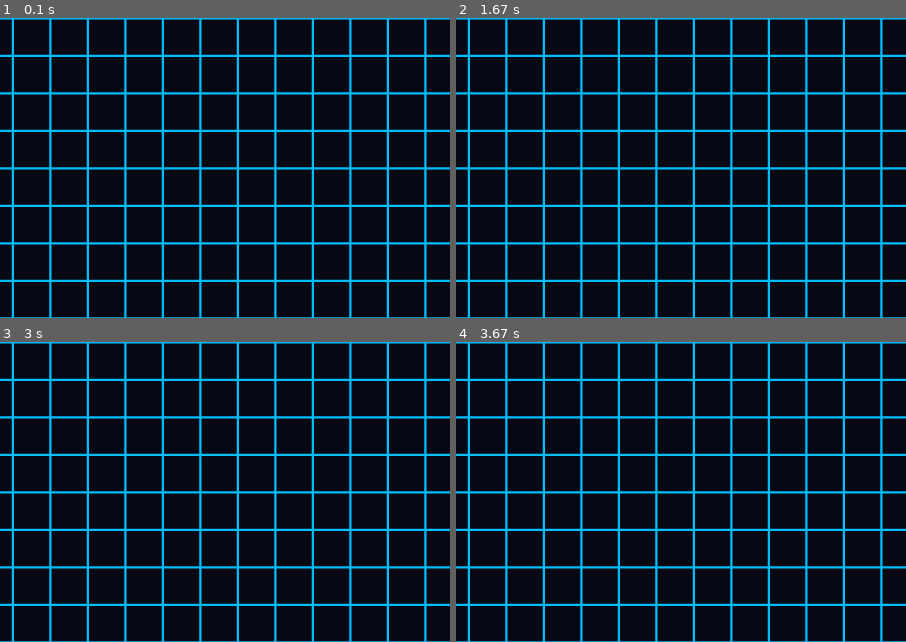
Above: before the commit, frames 1-4 (two rows, left to right).
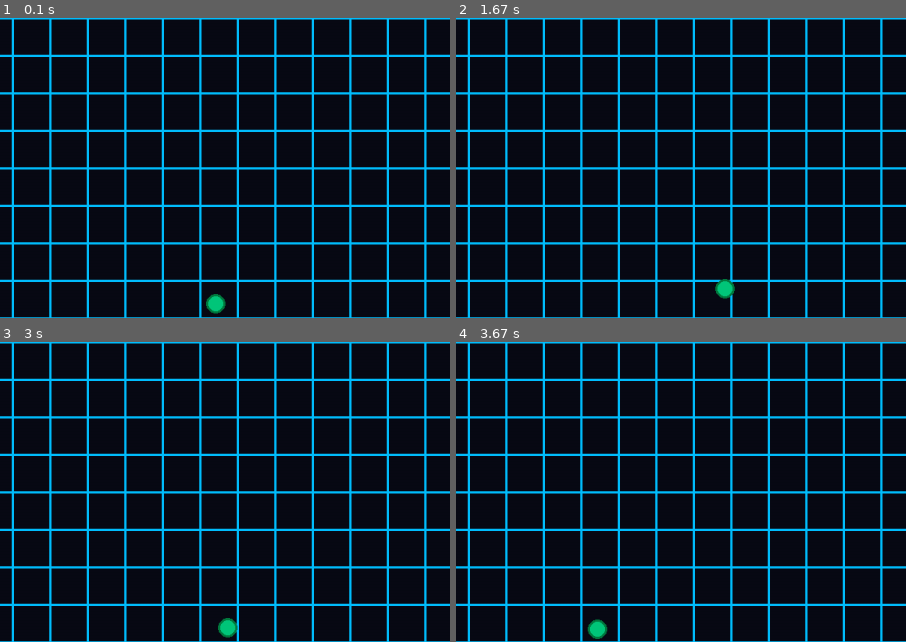
Above: after the commit, the same moments.

Repository: bygaga993/pygame_project
Game: pygame game, started from main.py
Same seed, same stepped clock (60 frames per second), same inputs: the game is played once before the commit and once after it.
Inputs (mouse positions are % of the whole screen's width and height, from its top left):
- Up to frame 1 (0.1 s): no input
- Up to frame 2 (1.67 s): click (50, 50) at 0.38 s; click (60, 72) at 0.72 s; click (87, 85) at 1.05 s; click (26, 30) at 1.38 s
- Up to frame 3 (3 s): click (50, 62) at 1.72 s; click (36, 29) at 2.05 s; click (85, 76) at 2.38 s; click (17, 60) at 2.72 s
- Up to frame 4 (3.67 s): click (21, 30) at 3.05 s; click (26, 68) at 3.38 s
The pictures show only the part of the screen within x 11-61%, y 50-100%; the shares and areas given below are measured in that part.

The runs differ from the first frame. In frame 1, 0.2% of the frame differs, in the area x 45-51%, y 92-99%; in frame 2, 0.2%; in frame 3, 0.2%; in frame 4, 0.2%, in the area x 29-34%, y 92-99%.

Commit message:
add class player

Diff:
--- a/main.py
+++ b/main.py
@@ -1,10 +1,12 @@
 import pygame
+import math
+import random as rnd
 
-WIDTH, HEIGHT = 1200, 800  # Размеры игрового окна
-WIDTH_ZONE, HEIGHT_ZONE = 3000, 3000  # Размеры игрового поля
-FPS = 60  # Фиксация количества кадров в секунду
+WIDTH, HEIGHT = 1200, 800  # размеры игрового окна
+WIDTH_ZONE, HEIGHT_ZONE = 1200, 800  # размеры игрового поля
+FPS = 60  # фиксация количества кадров в секунду
 
-# Инициализирование pygame
+# инициализирование pygame
 pygame.init()
 screen = pygame.display.set_mode((WIDTH, HEIGHT))
 screen.fill((0, 0, 0))
@@ -16,7 +18,7 @@
     # Класс, который объединяет все объекты и отрисовывает их
 
     def __init__(self):
-        self.paints = []  # Cписок объектов
+        self.paints = []  # список объектов
 
     def add(self, can_paint):
         # Добавляет объект
@@ -42,6 +44,8 @@
         self.is_running = True
         painter = Painter()
         painter.add(grid)
+        painter.add(bacterium)
+
         while self.is_running:
             clock.tick(FPS)
             events = pygame.event.get()
@@ -56,17 +60,26 @@
                     pygame.quit()
                     quit()
 
+            bacterium.move()
+
             screen.fill((9, 10, 21))
             painter.paint()
 
             pygame.display.flip()
 
 
-class Grid:
+class CanPaint:
+    # Класс объектов которые отрисовываются на экране
+
+    def __init__(self, surface):
+        self.surface = surface
+
+
+class Grid(CanPaint):
     # Класс сетки игры
 
     def __init__(self, surface):
-        self.surface = surface
+        super().__init__(surface)
         self.color_grid = "#00bfff"
 
     def draw(self):
@@ -76,8 +89,57 @@
             pygame.draw.line(self.surface, self.color_grid, (i, 0), (i, WIDTH_ZONE), 3)
 
 
+class Player(CanPaint):
+    # Класс игрока
+
+    FONT_COLOR = "#deeece"  # цвет имени и массы игрового персонажа
+
+    def __init__(self, surface):
+        super().__init__(surface)
+        self.x, self.y = rnd.randint(300, WIDTH_ZONE - 300), rnd.randint(300, WIDTH_ZONE - 300)
+        self.mass, self.speed = 20, 4
+        self.outline_size = 3 + self.mass / 2
+        self.color = "#00c77b"
+        self.outline_color = "#007a3f"
+        self.poison = False
+
+    def move(self):
+        # Движение игрока
+        self.outline_size = 3 + self.mass / 2
+        go_x, go_y = pygame.mouse.get_pos()
+        rotation = math.atan2(go_y - float(HEIGHT) / 2, go_x - float(WIDTH) / 2)
+        rotation *= 180 / math.pi
+        normalized = (90 - abs(rotation)) / 90
+        vx = self.speed * normalized
+        if rotation < 0:
+            vy = -self.speed + abs(vx)
+        else:
+            vy = self.speed - abs(vx)
+
+        if self.x + vx - self.outline_size < 0:
+            self.x = self.outline_size
+        elif self.x + vx + self.outline_size > WIDTH_ZONE:
+            self.x = WIDTH_ZONE - self.outline_size
+        else:
+            self.x += vx
+
+        if self.y + vy - self.outline_size < 0:
+            self.y = self.outline_size
+        elif self.y + vy + self.outline_size > HEIGHT_ZONE:
+            self.y = HEIGHT_ZONE - self.outline_size
+        else:
+            self.y += vy
+
+    def draw(self):
+        # Рисует главного персонажа
+        center = (int(self.x), int(self.y))
+
+        pygame.draw.circle(self.surface, self.outline_color, center, int((self.mass / 2 + 3)))
+        pygame.draw.circle(self.surface, self.color, center, int(self.mass / 2))
+
+
 if __name__ == '__main__':
     grid = Grid(screen)
-
+    bacterium = Player(screen)
     game = Game()
     game.start()
